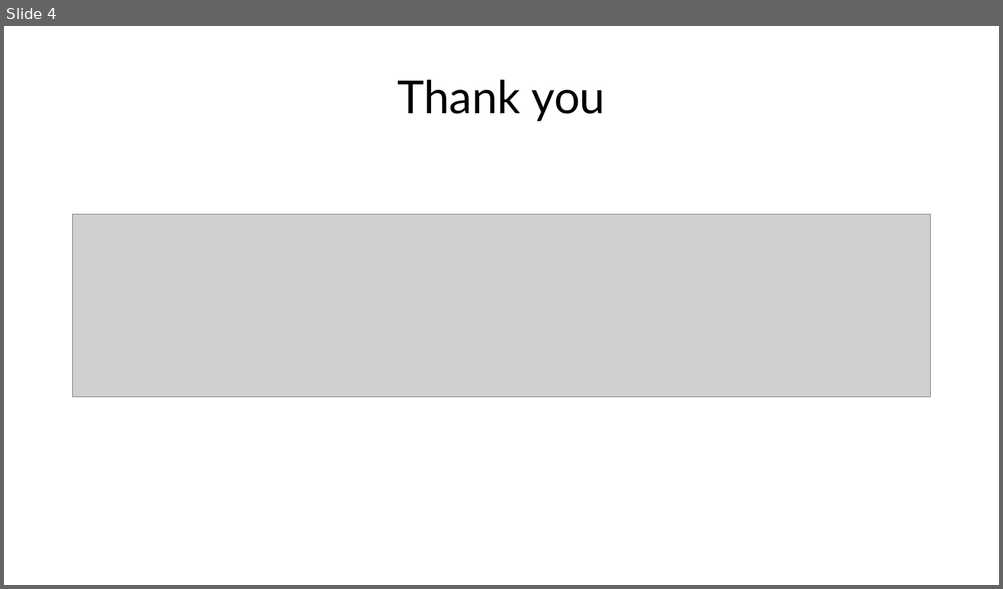
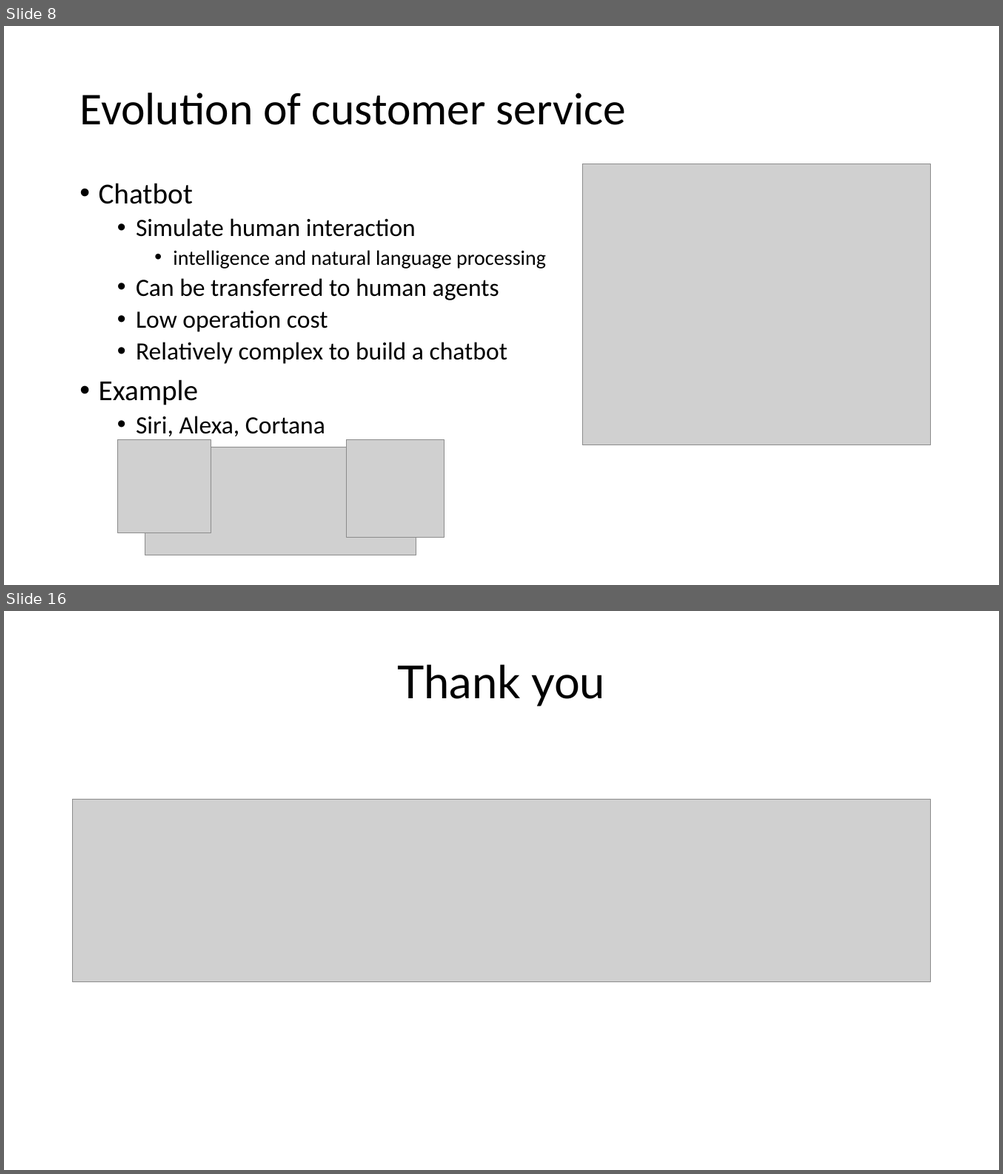
Before and after one commit to ramimounla/GlobalPowerPlatformBootcamp, a slide deck: Slides/Aung Khaing - Serve your customers using power virtual agents - 300 GPPB Wellington.pptx. Shown one above the other, each under a label of ours: slide 4 before the commit, slides 8 and 16 after it; the slides between them are not shown. The pictures are 1003x589 and 1003x1174 pixels, drawn with LibreOffice and Linux fonts; fonts in the diff are those of the drawing; grey boxes stand for pictures; background and template pictures are left out. Boxes give left, top, right and bottom in pixels: in the first picture for what was removed or moved away, otherwise in the second. Text is boxed around its words. In the diff, an @@ line names an element or a change of style, - is before the commit and + after.

```diff
--- a/Slides/Aung Khaing - Serve your customers using power virtual agents - 300 GPPB Wellington.pptx
+++ b/Slides/Aung Khaing - Serve your customers using power virtual agents - 300 GPPB Wellington.pptx
@@ slide 8 added at bbox=[4, 26, 999, 585], background picture (left out) @@
@@ title added at bbox=[79, 93, 626, 125], 44 pt, text #000000 @@
+Evolution of customer service
@@ picture added at bbox=[582, 164, 930, 446] @@
@@ text added at bbox=[99, 183, 546, 437], 24 pt, text #000000 @@
+• Chatbot
+  • Simulate human interaction
+    • intelligence and natural language processing
+  • Can be transferred to human agents
+  • Low operation cost
+  • Relatively complex to build a chatbot
+• Example
+  • Siri, Alexa, Cortana
@@ picture added at bbox=[117, 440, 210, 534] @@
@@ picture added at bbox=[347, 440, 444, 538] @@
@@ picture added at bbox=[145, 448, 416, 556] @@
@@ what was slide 4 is now slide 16 @@
```
Also in this commit, not shown: 1 slide changed, 13 other slides added, 2 slides removed.
